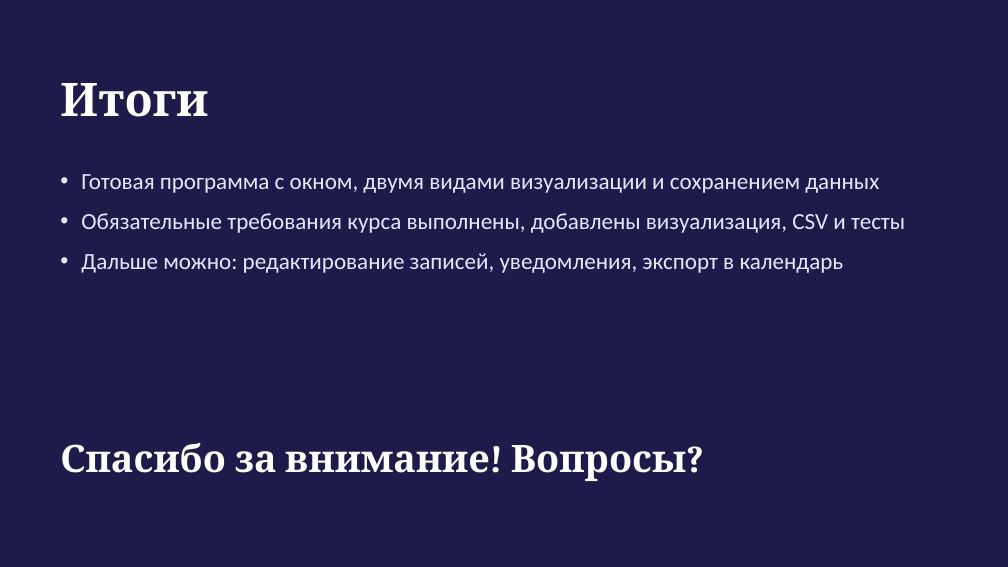
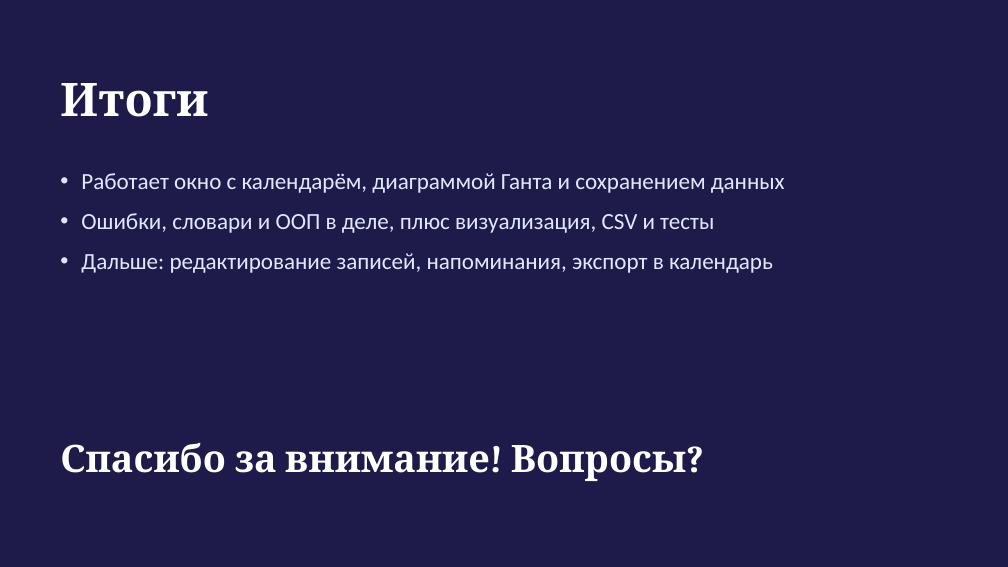
Before and after one commit to leywinkw/exam-planner, a slide deck: slide 12 of docs/Презентация_Планировщик_экзаменов.pptx. Drawn at 1008x567 pixels with LibreOffice and Linux fonts; fonts in the diff are those of the drawing. Boxes give left, top, right and bottom in pixels: in the first picture for what was removed or moved away, otherwise in the second. Text is boxed around its words. In the diff, an @@ line names an element or a change of style, - is before the commit and + after.

```diff
--- a/docs/Презентация_Планировщик_экзаменов.pptx
+++ b/docs/Презентация_Планировщик_экзаменов.pptx
@@ text at (x1=81, y1=173, x2=785, y2=273): text changed @@
-• Готовая программа с окном, двумя видами визуализации и сохранением данных
-• Обязательные требования курса выполнены, добавлены визуализация, CSV и тесты
-• Дальше можно: редактирование записей, уведомления, экспорт в календарь
+• Работает окно с календарём, диаграммой Ганта и сохранением данных
+• Ошибки, словари и ООП в деле, плюс визуализация, CSV и тесты
+• Дальше: редактирование записей, напоминания, экспорт в календарь
```
Also in this commit, not shown: 8 other slides changed, 14 other files.
